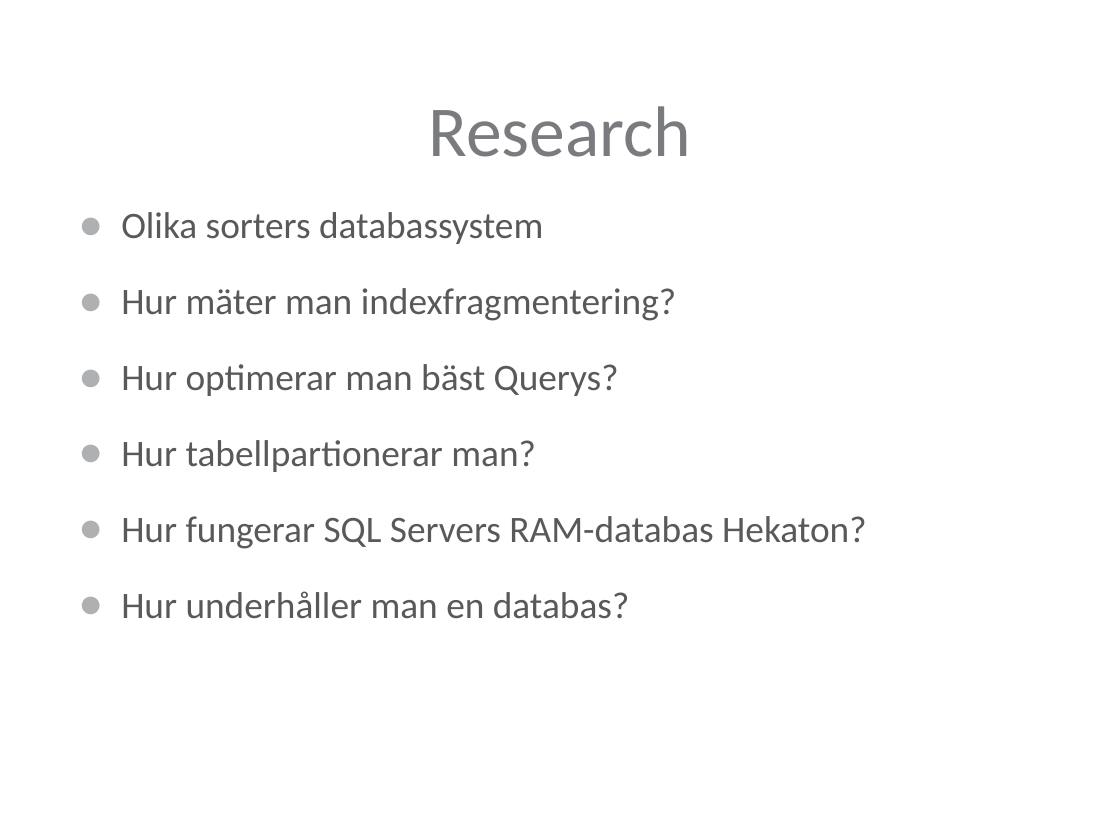
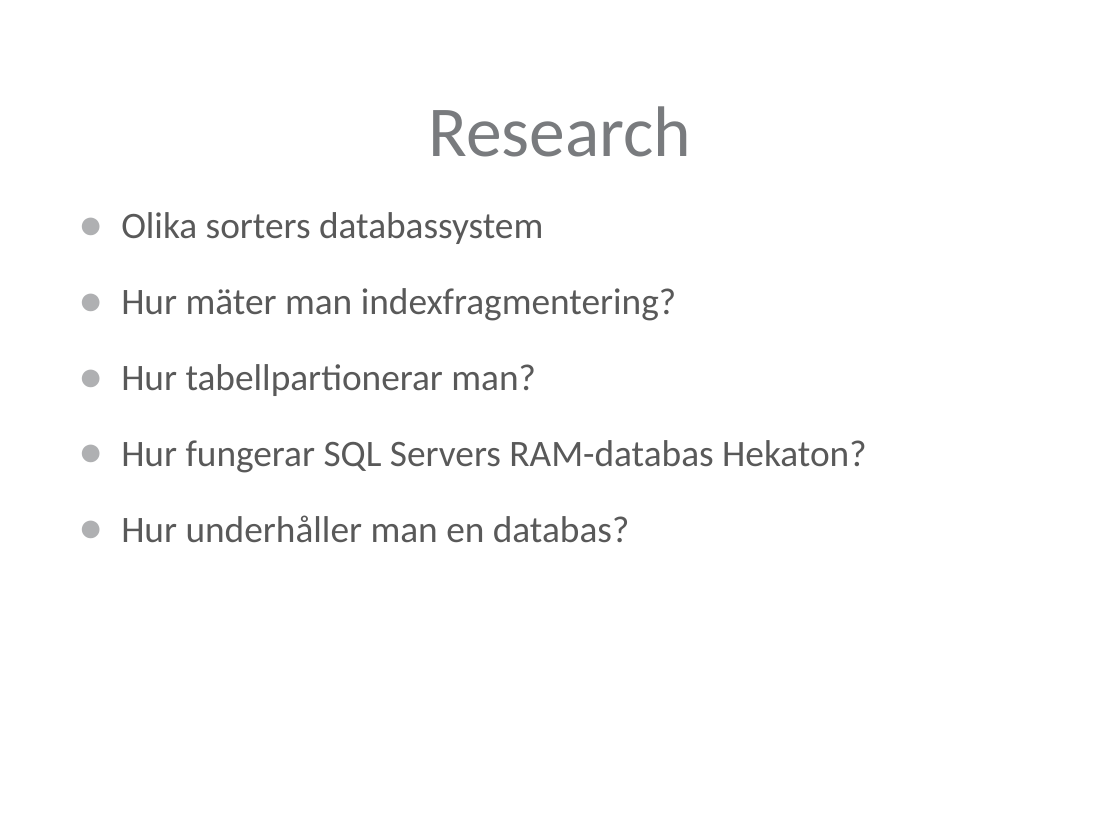
Before and after one commit to Maxenboy/Master-Thesis, a slide deck: slide 10 of Presentation/PresentationLTH.pptx. Drawn at 1120x840 pixels with LibreOffice and Linux fonts; fonts in the diff are those of the drawing; background and template pictures are left out. Boxes give left, top, right and bottom in pixels: in the first picture for what was removed or moved away, otherwise in the second. Text is boxed around its words. In the diff, an @@ line names an element or a change of style, - is before the commit and + after.

```diff
--- a/Presentation/PresentationLTH.pptx
+++ b/Presentation/PresentationLTH.pptx
@@ text at <box>121,364,619,396</box>: paragraph removed @@
-● Hur optimerar man bäst Querys?
```
Also in this commit, not shown: 4 other slides changed, 1 slide removed, 2 other files.
